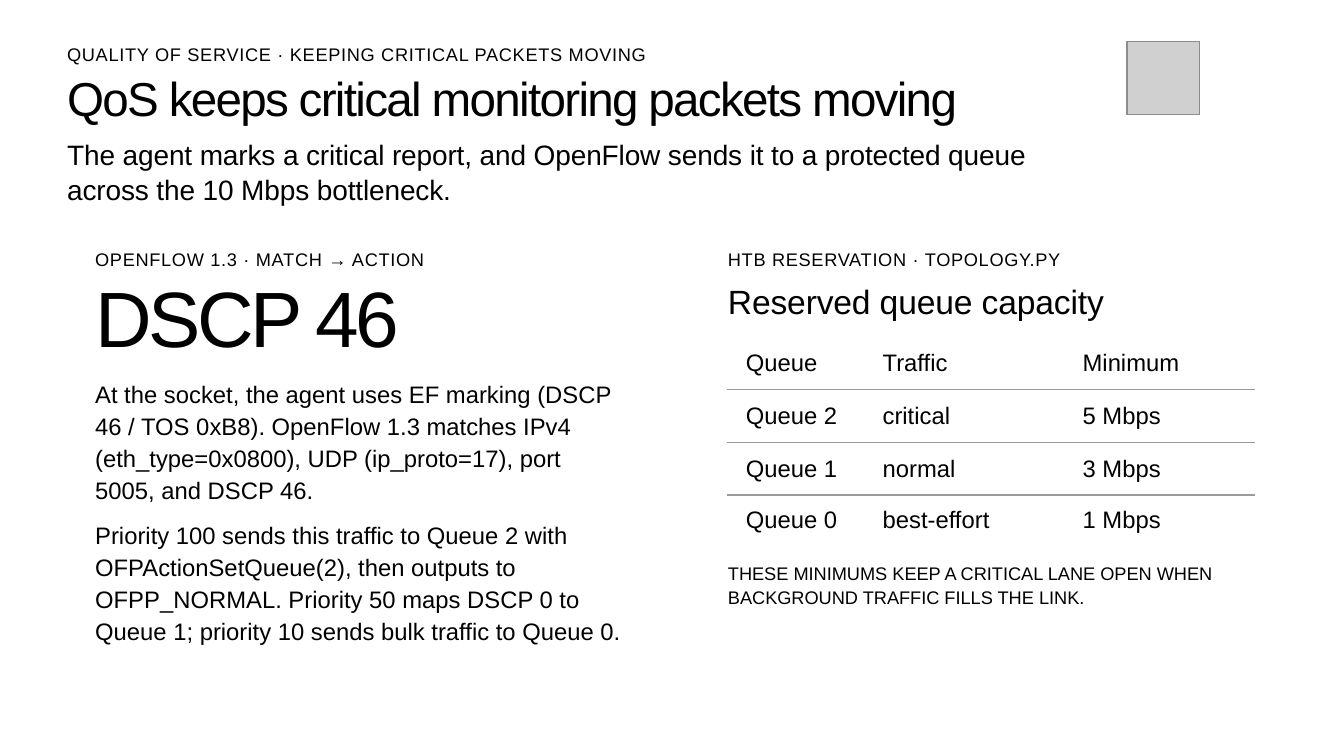
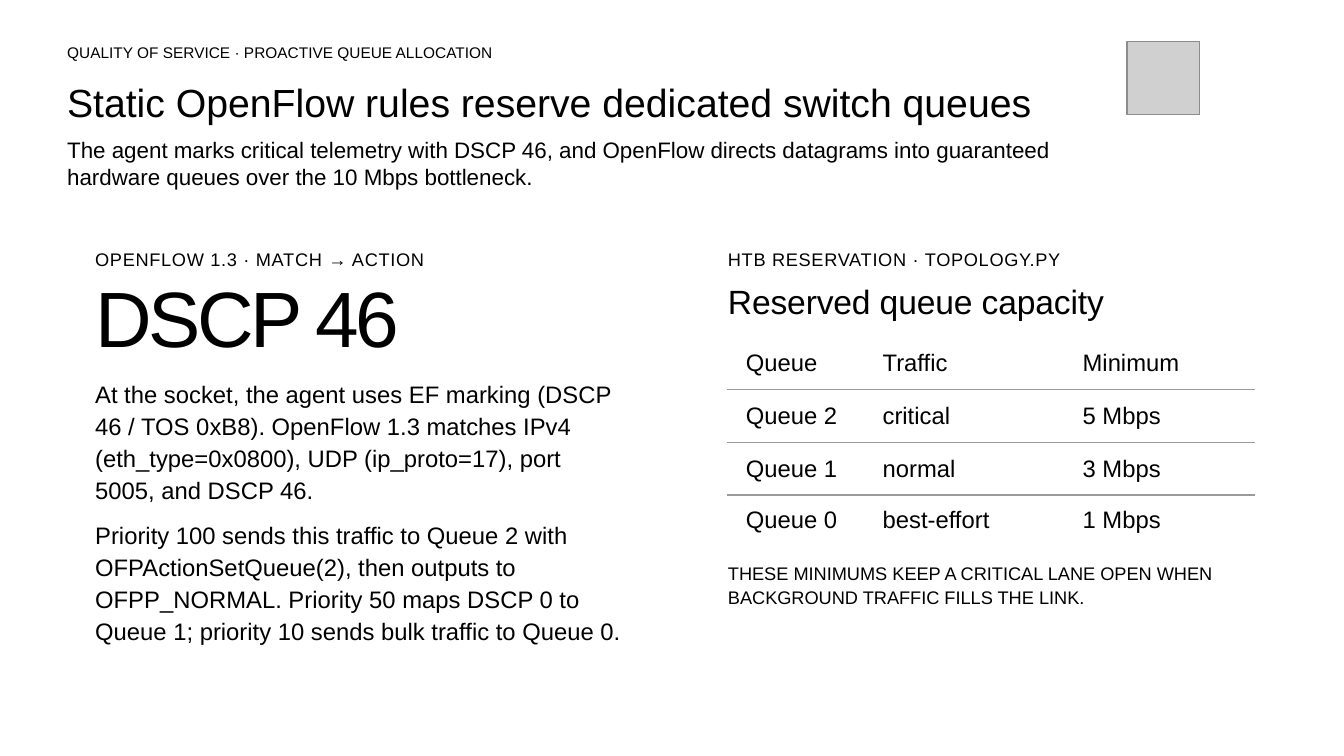
Before and after one commit to Y-astro/cn-miniproject, a slide deck: slide 5 of docs/Remote-System-Health-Monitoring.pptx. Drawn at 1344x756 pixels with LibreOffice and Linux fonts; fonts in the diff are those of the drawing; grey boxes stand for pictures. Boxes give left, top, right and bottom in pixels: in the first picture for what was removed or moved away, otherwise in the second. Text is boxed around its words. In the diff, an @@ line names an element or a change of style, - is before the commit and + after.

Commit message:
docs: update presentation slides for D2, expand howtorun.txt with Mininet & OpenFlow commands, and fix relative links

```diff
--- a/docs/Remote-System-Health-Monitoring.pptx
+++ b/docs/Remote-System-Health-Monitoring.pptx
@@ text at <box>67,47,493,61</box>: text changed; size 13 to 11 pt @@
-QUALITY OF SERVICE · KEEPING CRITICAL PACKETS MOVING
+QUALITY OF SERVICE · PROACTIVE QUEUE ALLOCATION
@@ text at <box>67,88,1032,125</box>: text changed; size 34 to 28 pt @@
-QoS keeps critical monitoring packets moving
+Static OpenFlow rules reserve dedicated switch queues
@@ text at <box>67,141,1049,190</box>: text changed; size 20 to 16 pt @@
-The agent marks a critical report, and OpenFlow sends it to a protected queue across the 10 Mbps bottleneck.
+The agent marks critical telemetry with DSCP 46, and OpenFlow directs datagrams into guaranteed hardware queues over the 10 Mbps bottleneck.
```
Also in this commit, not shown: 4 other slides changed, 1 slide added, 4 other files.
